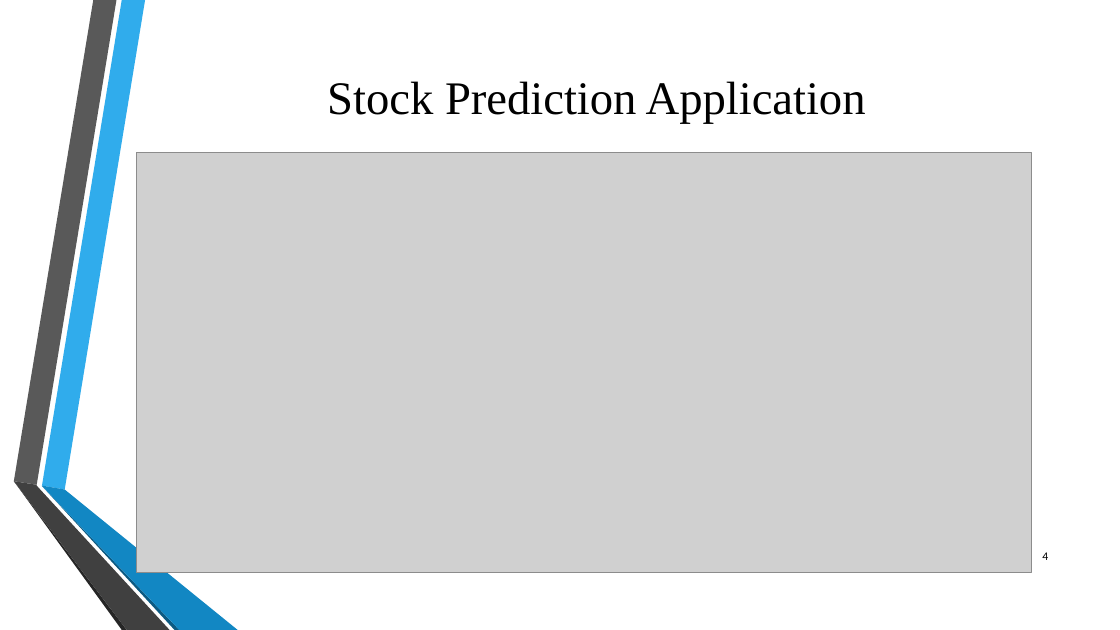
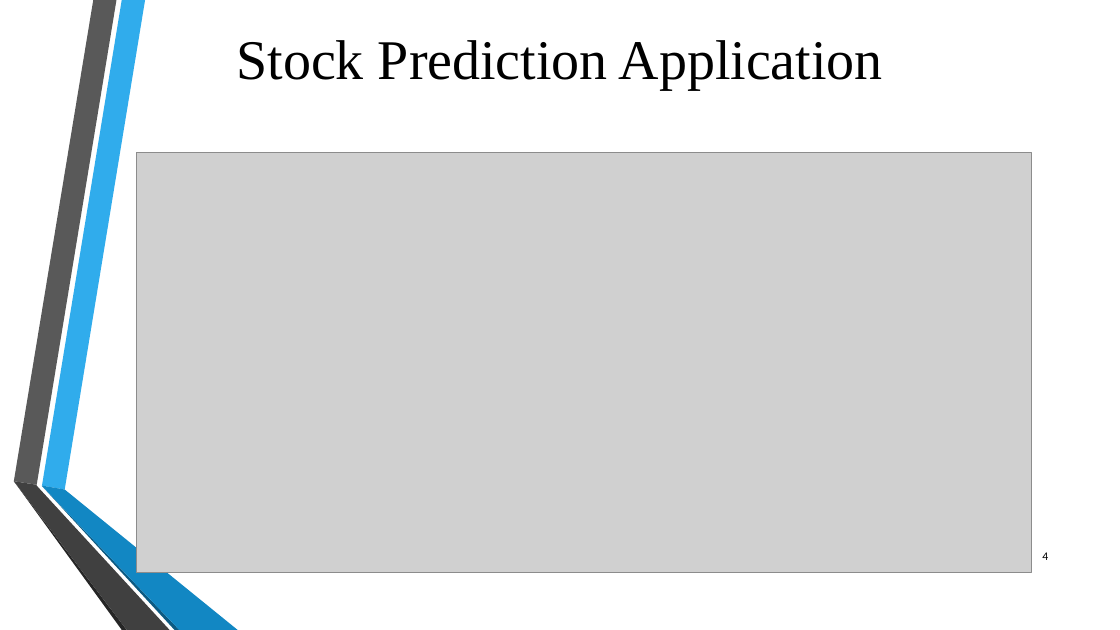
Before and after one commit to Priyaa84/DSE6300_Project, a slide deck: slide 4 of DSE 6300- Project Presentation.pptx. Drawn at 1120x630 pixels with LibreOffice and Linux fonts; fonts in the diff are those of the drawing; grey boxes stand for pictures; background and template pictures are left out. Boxes give left, top, right and bottom in pixels: in the first picture for what was removed or moved away, otherwise in the second. Text is boxed around its words. In the diff, an @@ line names an element or a change of style, - is before the commit and + after.

Commit message:
Formatting changes and updates

```diff
--- a/DSE 6300- Project Presentation.pptx
+++ b/DSE 6300- Project Presentation.pptx
@@ title "Stock Prediction Application": place and size @@
-title "Stock Prediction Application" at bbox=[327, 81, 866, 124]
+title "Stock Prediction Application" at bbox=[236, 40, 883, 89]
@@ title "Stock Prediction Application" at bbox=[236, 40, 883, 89]: size 40 to 48 pt @@
```
Also in this commit, not shown: 13 other slides changed, 2 slides added, 1 slide removed.
